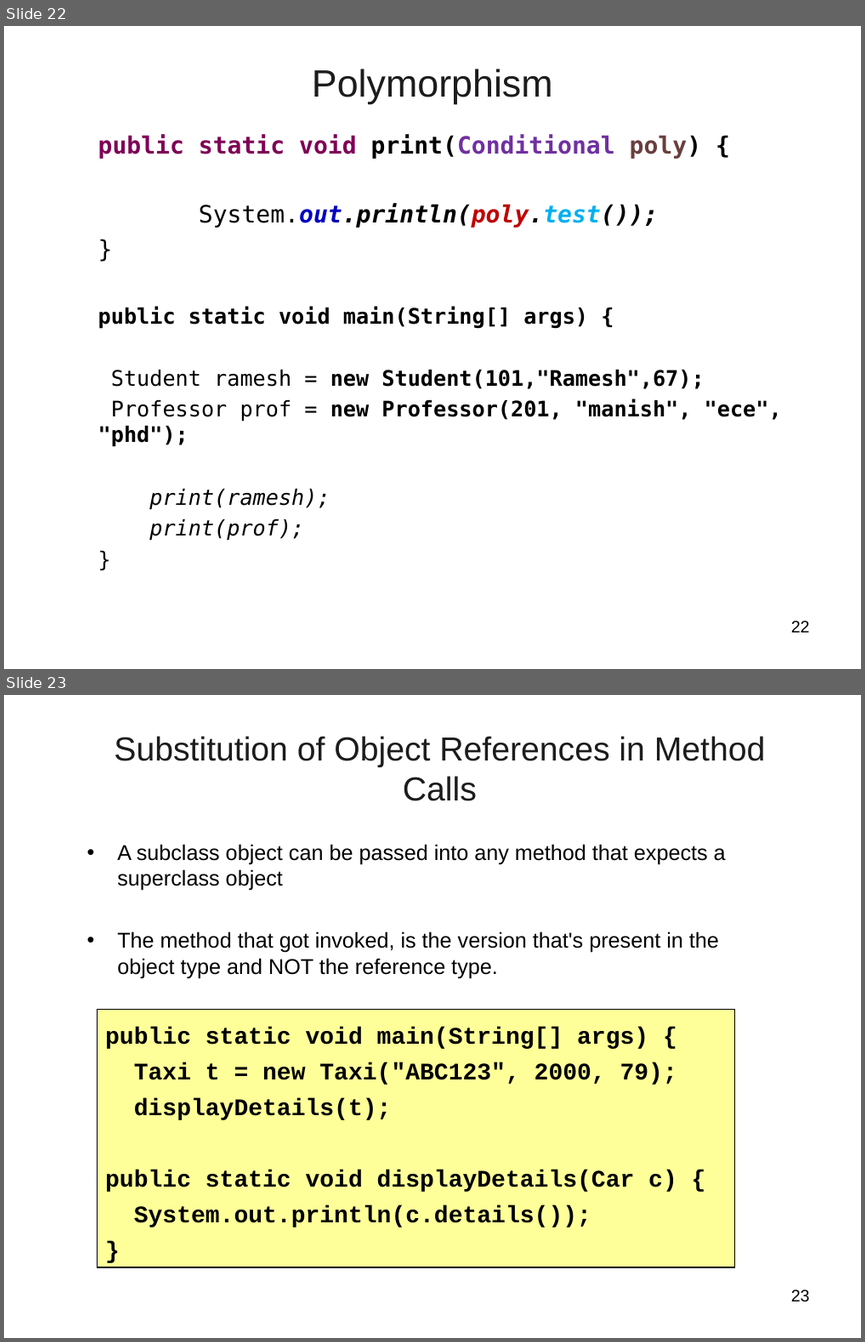
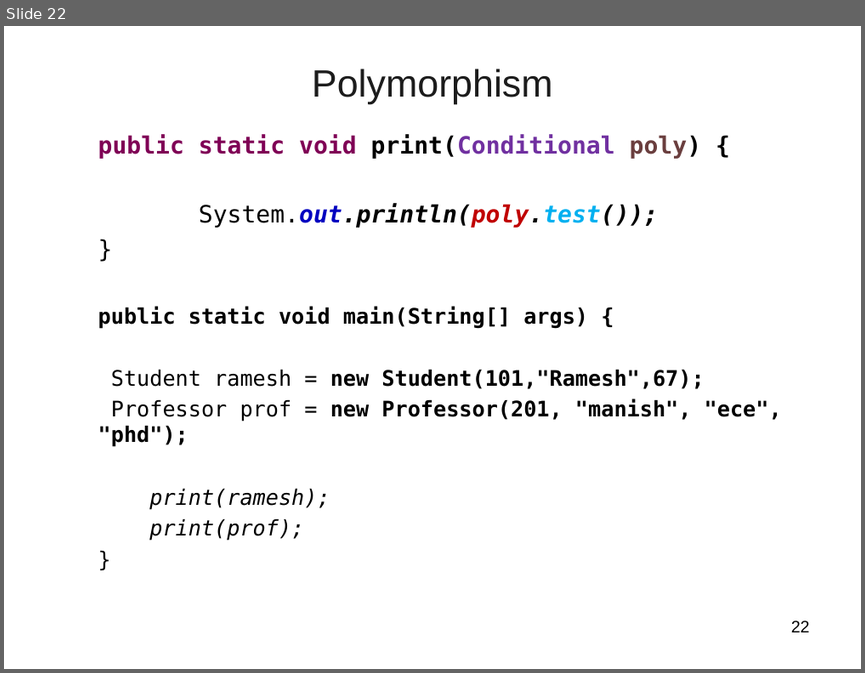
Before and after one commit to vatsanTraining/training_sept_2023, a slide deck: Java_Day_Two.ppt. Shown one above the other, each under a label of ours: slides 22 and 23 before the commit, slide 22 after it. The pictures are 865x1342 and 865x673 pixels, drawn with LibreOffice and Linux fonts; fonts in the diff are those of the drawing; background and template pictures are left out. Boxes give left, top, right and bottom in pixels: in the first picture for what was removed or moved away, otherwise in the second. Text is boxed around its words. In the diff, an @@ line names an element or a change of style, - is before the commit and + after.

```diff
--- a/Java_Day_Two.ppt
+++ b/Java_Day_Two.ppt
@@ slide 23 removed at box(4, 695, 861, 1338), background picture (left out) @@
@@ title removed at box(114, 736, 766, 801) @@
-Substitution of Object References in Method Calls
@@ text removed at box(117, 844, 726, 978) @@
-• A subclass object can be passed into any method that expects a superclass object
-• The method that got invoked, is the version that's present in the object type and NOT the reference type.
@@ rectangle removed at box(97, 1009, 734, 1267) @@
-public static void main(String[] args) {
-Taxi t = new Taxi("ABC123", 2000, 79);
-displayDetails(t);
-public static void displayDetails(Car c) {
-System.out.println(c.details());
-}
@@ page number removed at box(791, 1289, 810, 1302) @@
-23
```
Also in this commit, not shown: 62 slides added, 4 other slides removed, 5 other files.
